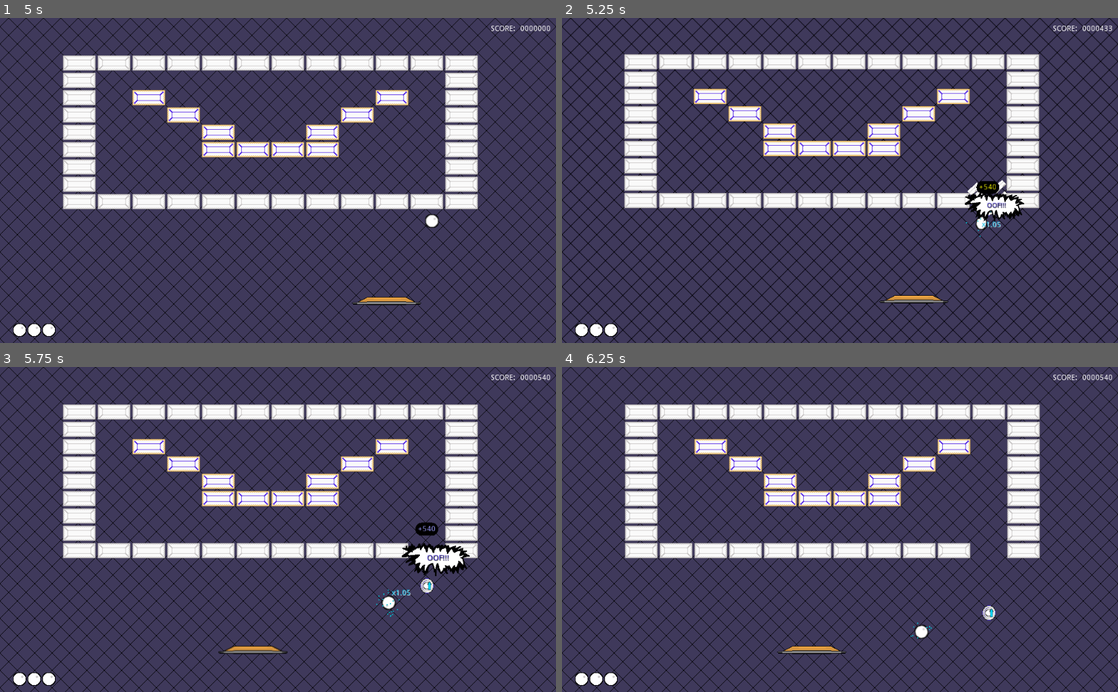
Above: before the commit, frames 1-4 (two rows, left to right).
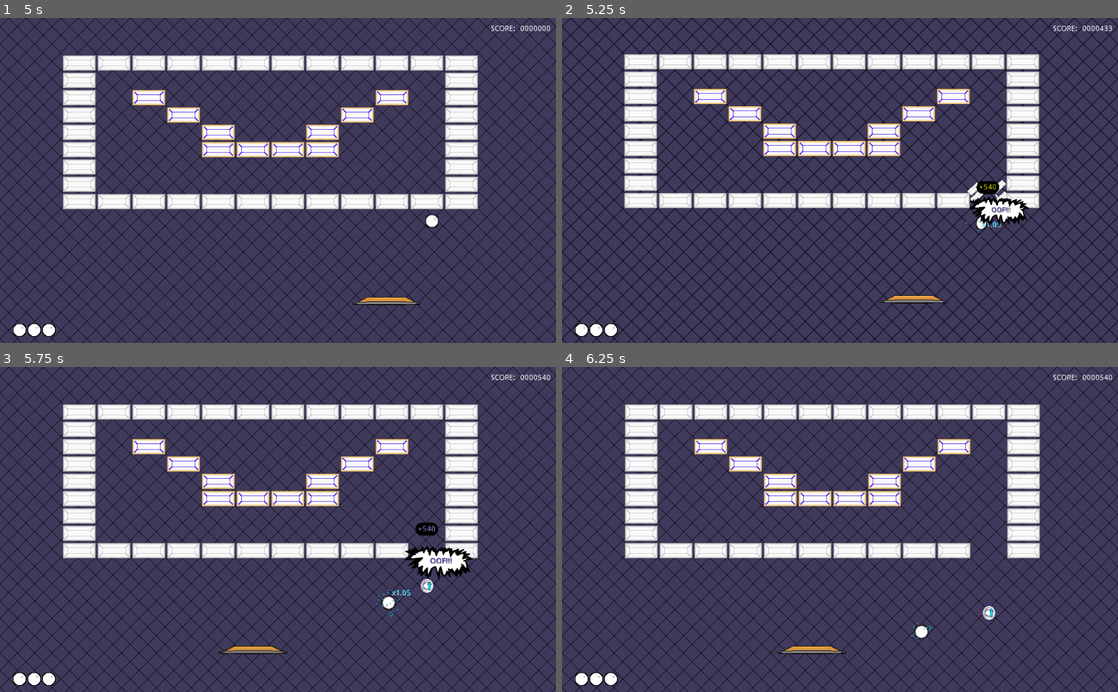
Above: after the commit, the same moments.

Repository: Anatolij-Grigorjev/Breakout4Godot
Game: Godot game, scene res://BreakoutGame.tscn
Same seed, same stepped clock (60 frames per second), same inputs: the game is played once before the commit and once after it.
Inputs (mouse positions are in pixels of both pictures, inside the frame that each line leads up to):
- Up to frame 1 (5 s): tap Enter (ui_accept) at 0.5, 0.77, 2, 3.5, 3.77 s; move the mouse to (400, 164) at 0.52 s; hold Right (paddle_right) 0.53-1.25 s; tap Space (paddle_launch_ball) at 0.6, 3.6 s; click (400, 164) at 0.67 s; drag from (166, 196) to (250, 245) at 1.27 s; move the mouse to (333, 109) at 2.02 s; hold Right (paddle_right) 2.03-2.75 s; tap Alt at 2.1 s; drag from (250, 245) to (111, 131) at 2.77 s; move the mouse to (444, 229) at 3.52 s; hold Left (paddle_left) 3.53-4.25 s; drag from (111, 131) to (194, 99) at 4.27 s
- Up to frame 2 (5.25 s): move the mouse to (867, 180) at 5.02 s; hold Left (paddle_left) from 5.03 s (still down); tap Alt at 5.1 s; click (867, 180) at 5.17 s
- Up to frame 3 (5.75 s): keep holding Left (paddle_left)
- Up to frame 4 (6.25 s): release Left (paddle_left) at 5.75 s; drag from (756, 448) to (728, 545) at 5.77 s

Frame 1 is identical in both runs. In frame 2, 0.7% of the frame differs, in the area x 72-84%, y 53-65%; in frame 3, 0.7%, in the area x 72-85%, y 54-66%; in frame 4, nothing differs.

Commit message:
change shout words

Diff:
--- a/game/BreakoutGame.gd
+++ b/game/BreakoutGame.gd
@@ -16,7 +16,7 @@
 var break_templates = [
 	BreakShoutTemplate1
 ]
-var break_words = ["BOOM!!!", "WHAM!!!", "WHACK!!!", "KAPOW!!!", "OOF!!!", "POWER!!!"]
+var break_words = ["SLAY!!!", "WHAM!!!", "WHACK!!!", "KAPOW!!!", "OOF!!!", "YASS!!!"]
 
 signal game_over(total_score)
 
--- a/game/bricks/BreakShout.gd
+++ b/game/bricks/BreakShout.gd
@@ -1,7 +1,7 @@
 extends Node2D
 
 
-const SHOUT_TRAVEL_BASE = 15
+const SHOUT_TRAVEL_BASE = 20
 
 var text: String
 var direction: Vector2 = Vector2.ZERO
@@ -16,7 +16,7 @@
 		$Sprite, 'position',
 		Vector2.ZERO, Vector2.ONE * shout_travel_amount,
 		0.3,
-		Tween.TRANS_QUAD, Tween.EASE_OUT
+		Tween.TRANS_QUART, Tween.EASE_OUT
 	)
 	tween.start()
 
